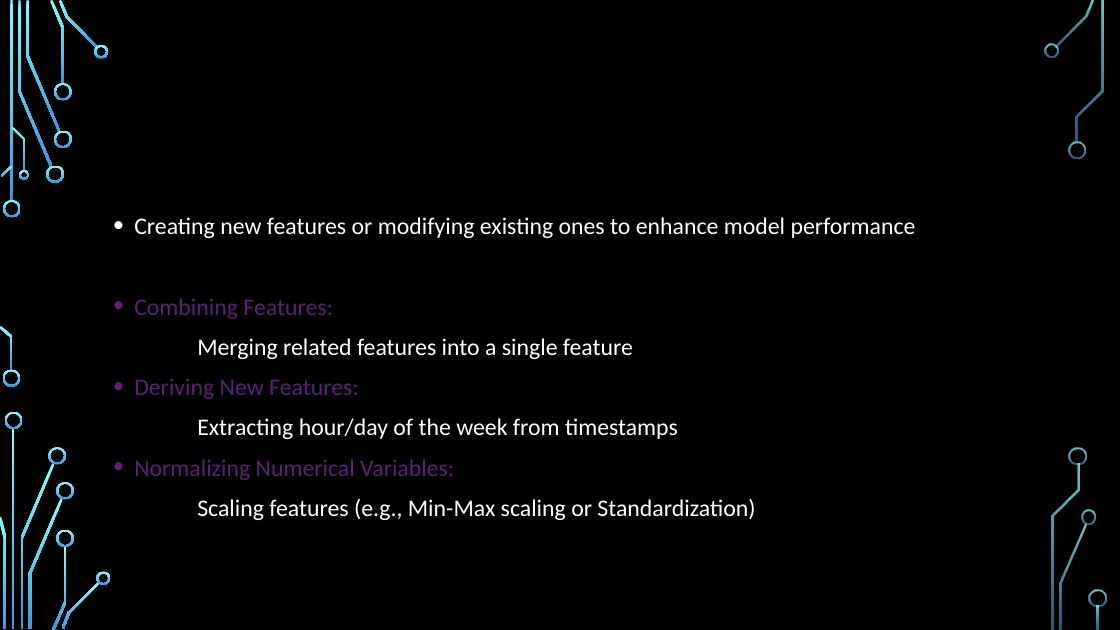
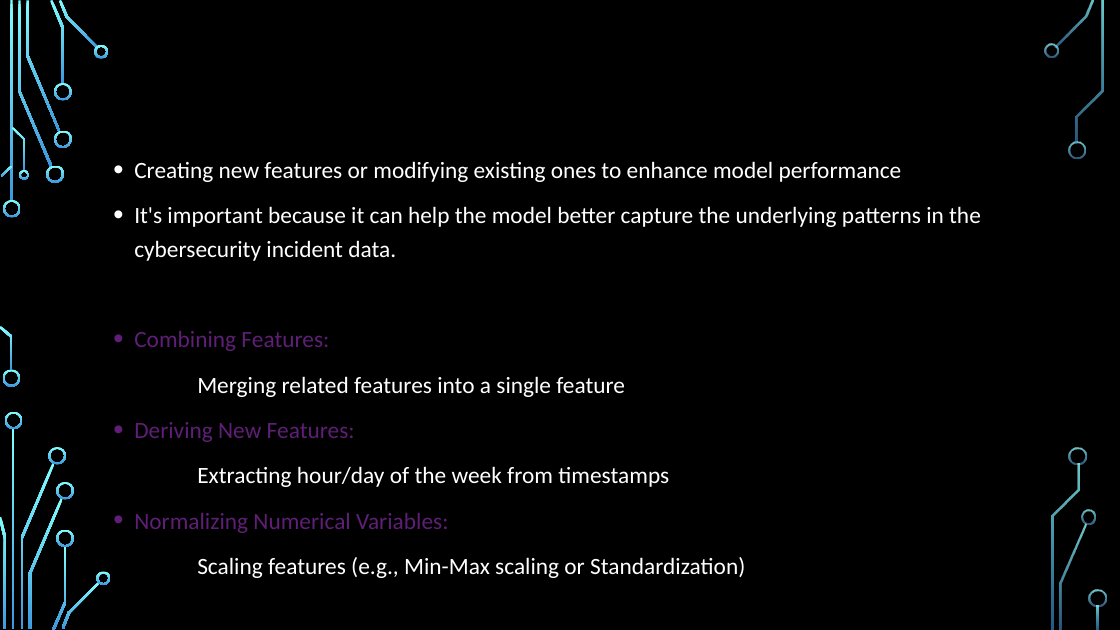
Before and after one commit to Ramya123321/Microsoft--Classifying-Cybersecurity-Incidents, a slide deck: slide 12 of Cyber Security.pptx. Drawn at 1120x630 pixels with LibreOffice and Linux fonts; fonts in the diff are those of the drawing; background and template pictures are left out. Boxes give left, top, right and bottom in pixels: in the first picture for what was removed or moved away, otherwise in the second. Text is boxed around its words. In the diff, an @@ line names an element or a change of style, - is before the commit and + after.

```diff
--- a/Cyber Security.pptx
+++ b/Cyber Security.pptx
@@ text "Creating new features or modifying ...": place and size @@
-text "Creating new features or modifying ..." at (134,217,916,520)
+text "Creating new features or modifying ..." at (134,161,981,578)
@@ text at (134,161,902,578): size 20.4 to 20 pt in "Creating new features or modifying existing ones ...", "Examples of Feature Engineering Techniques", "Combining Features:", "Merging related features into a single feature" and 4 more places; line spacing 1 to 1.2 @@
@@ text at (134,206,981,261): paragraph added @@
+• It's important because it can help the model better capture the underlying patterns in the cybersecurity incident data.
```
Also in this commit, not shown: 5 other slides changed, 3 slides added, 7 slides removed.
